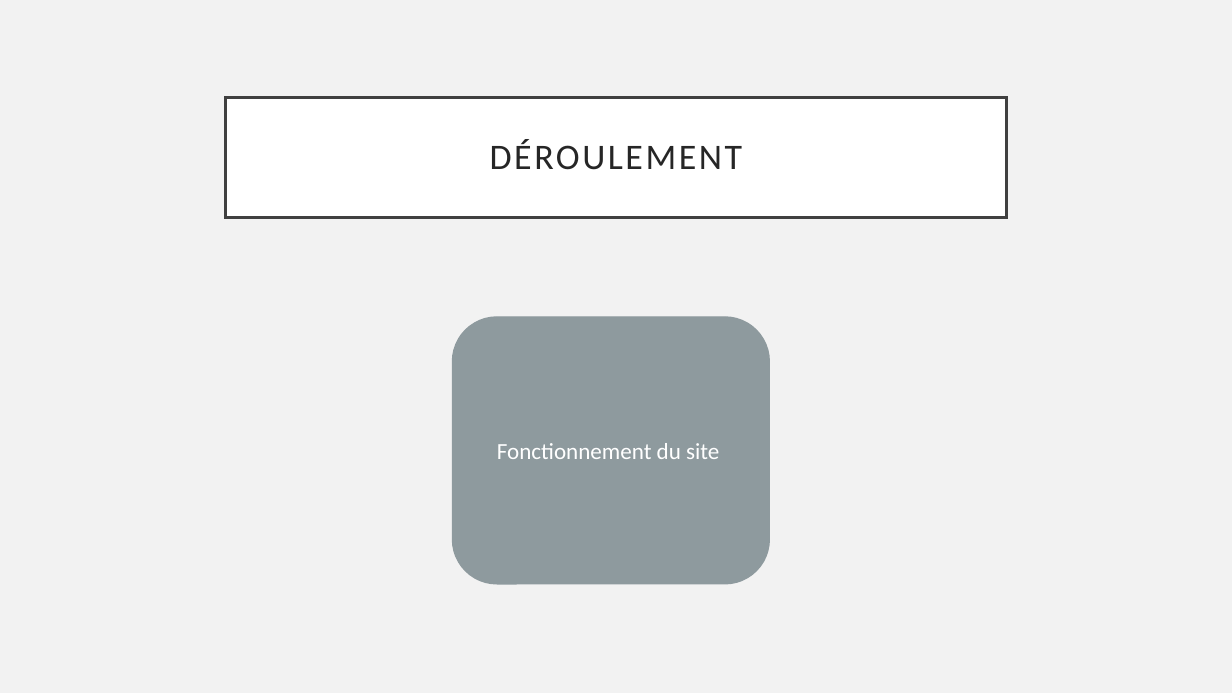
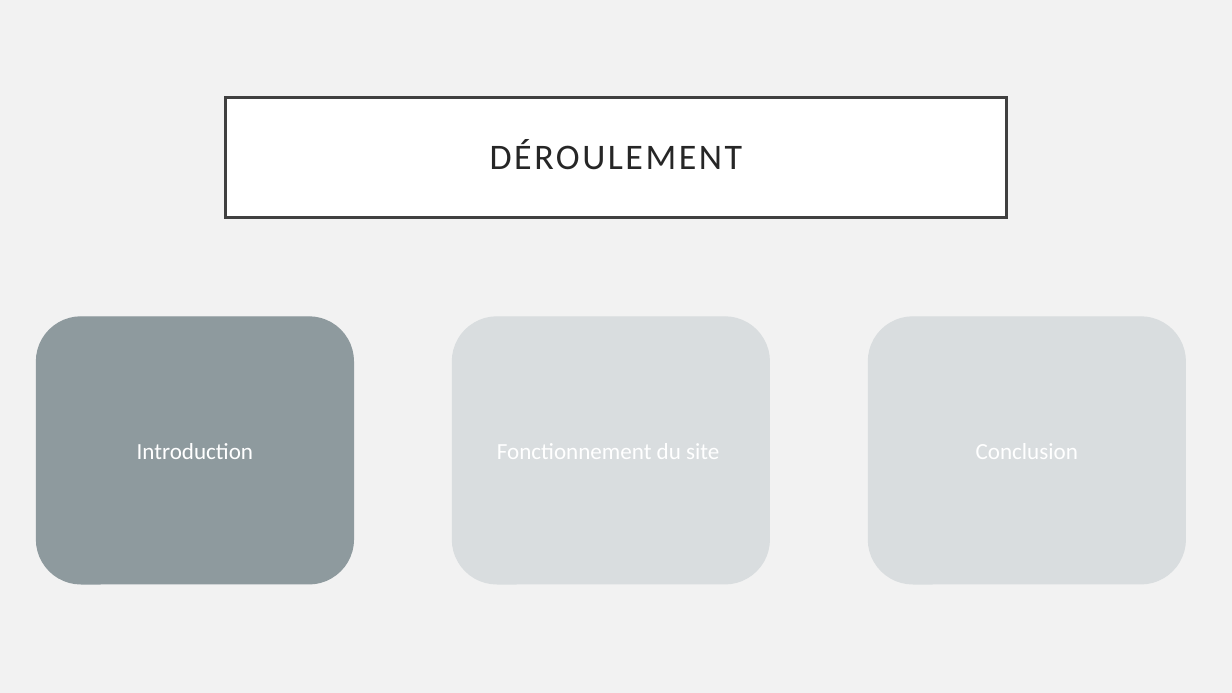
Before and after one commit to JeremyGfeller/Pre-TPi, a slide deck: slide 3 of Documentation/Présentation.pptx (slide 7 before the commit). Drawn at 1232x693 pixels with LibreOffice and Linux fonts; fonts in the diff are those of the drawing. Boxes give left, top, right and bottom in pixels: in the first picture for what was removed or moved away, otherwise in the second. Text is boxed around its words. In the diff, an @@ line names an element or a change of style, - is before the commit and + after.

```diff
--- a/Documentation/Présentation.pptx
+++ b/Documentation/Présentation.pptx
@@ rounded rectangle added at (x1=37, y1=317, x2=354, y2=584), fill #8E9A9E, outline #8E9A9E 1 pt, 18 pt, text #FFFFFF @@
+Introduction
@@ rounded rectangle at (x1=453, y1=317, x2=770, y2=584): fill #8E9A9E to #D9DDDF; outline #8E9A9E 1 pt to #D9DDDF 1 pt @@
@@ rounded rectangle added at (x1=869, y1=317, x2=1186, y2=584), fill #D9DDDF, outline #D9DDDF 1 pt @@
@@ text in rounded rectangle at (x1=497, y1=443, x2=719, y2=459): text removed @@
-Fonctionnement du site
```
Also in this commit, not shown: 1 other slide changed, 5 slides added, 4 slides removed.
